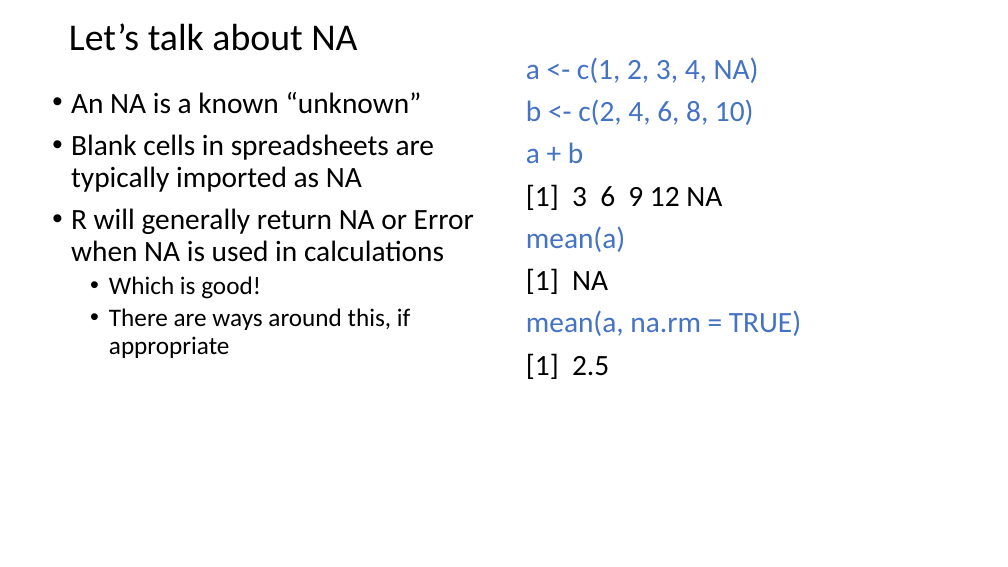
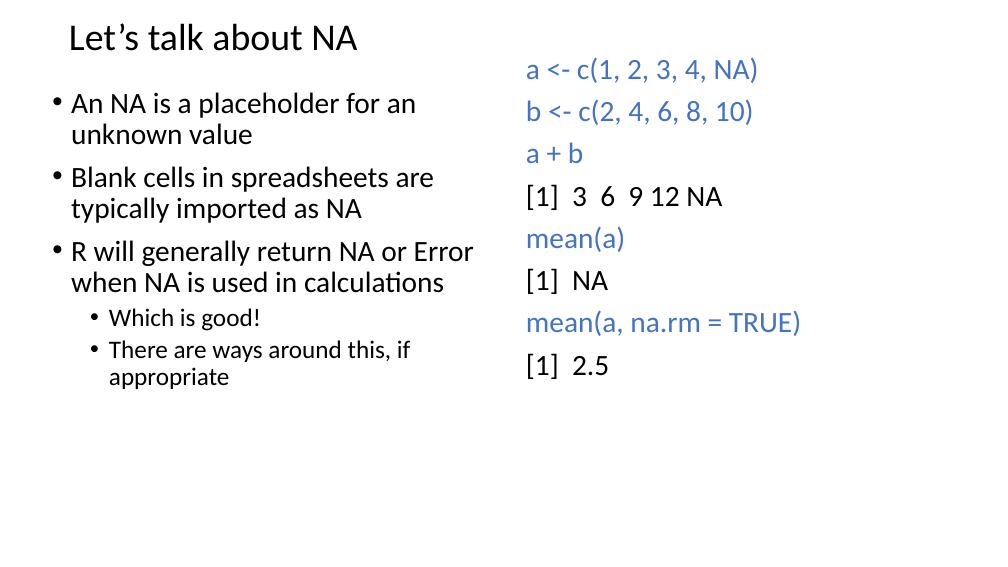
Before and after one commit to justinpriest/ADFG_R_Intro_Workshop, a slide deck: slide 23 of presentations/3 - Programming Basics 1 - Poke the Box.pptx. Drawn at 1008x567 pixels with LibreOffice and Linux fonts; fonts in the diff are those of the drawing. Boxes give left, top, right and bottom in pixels: in the first picture for what was removed or moved away, otherwise in the second. Text is boxed around its words. In the diff, an @@ line names an element or a change of style, - is before the commit and + after.

```diff
--- a/presentations/3 - Programming Basics 1 - Poke the Box.pptx
+++ b/presentations/3 - Programming Basics 1 - Poke the Box.pptx
@@ text at (x1=71, y1=92, x2=417, y2=145): text changed @@
-• An NA is a known “unknown”
+• An NA is a placeholder for an unknown value
```
Also in this commit, not shown: 2 other slides changed, 4 other files.
